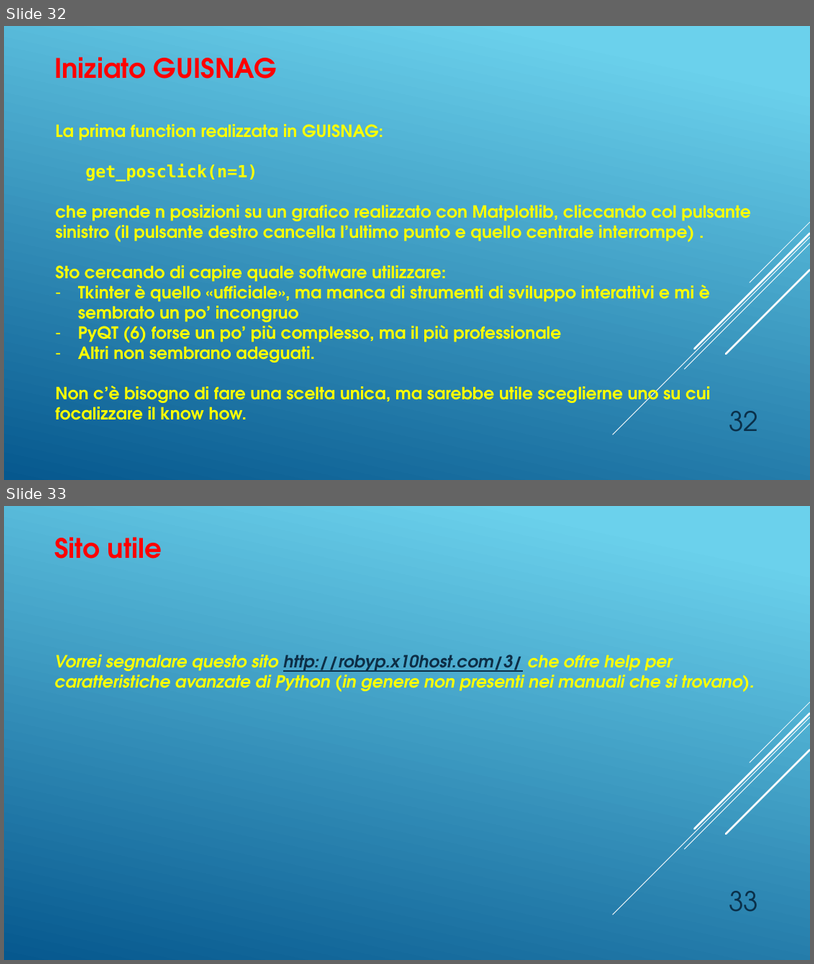
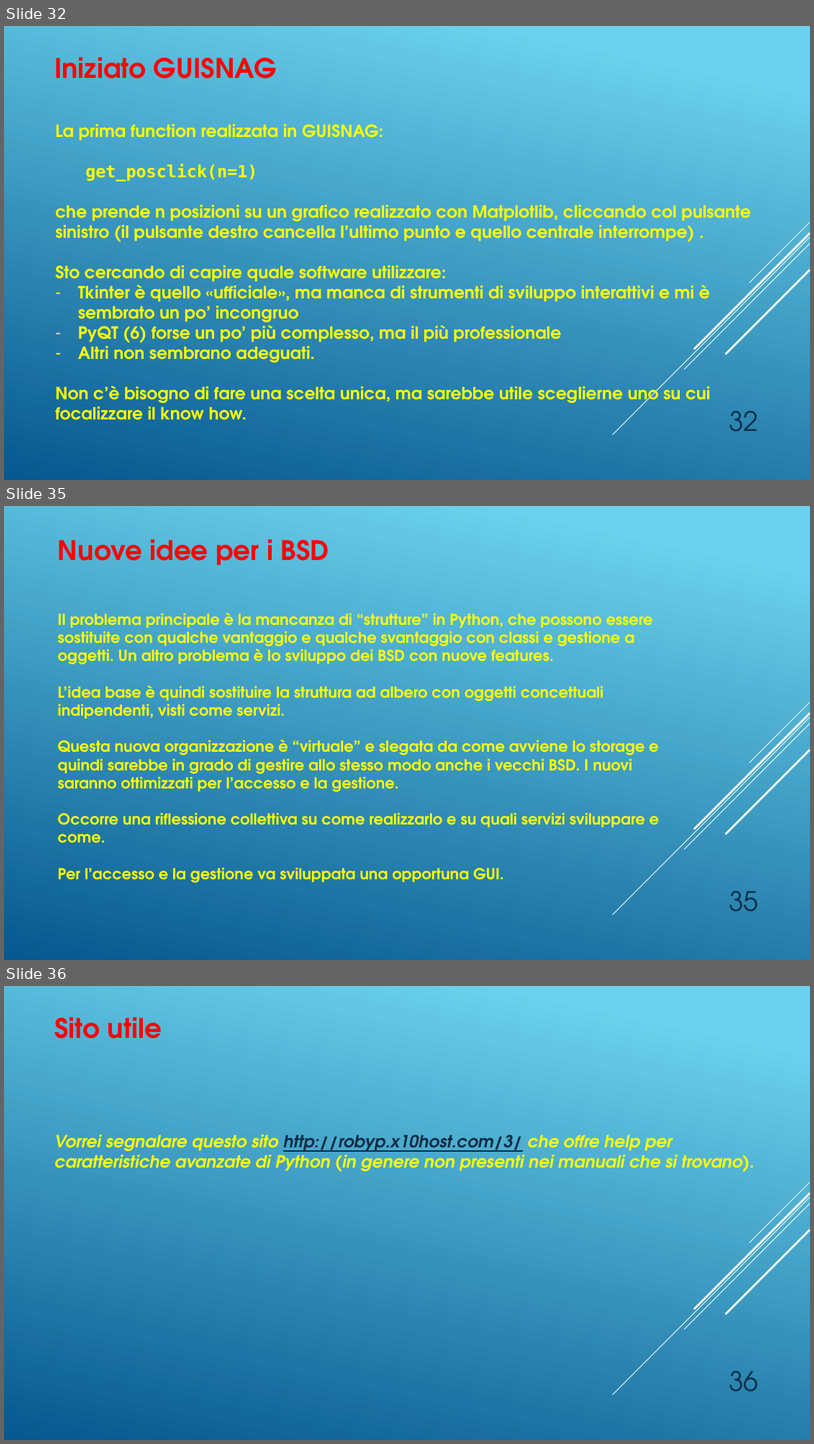
Before and after one commit to SerFrasca/SnagPy, a slide deck: doc/SnagPy04.pptx. Shown one above the other, each under a label of ours: slides 32 and 33 before the commit, slides 32, 35 and 36 after it; the slides between them are not shown. The pictures are 814x964 and 814x1444 pixels, drawn with LibreOffice and Linux fonts; fonts in the diff are those of the drawing. Boxes give left, top, right and bottom in pixels: in the first picture for what was removed or moved away, otherwise in the second. Text is boxed around its words. In the diff, an @@ line names an element or a change of style, - is before the commit and + after.

```diff
--- a/doc/SnagPy04.pptx
+++ b/doc/SnagPy04.pptx
@@ slide 35 added at (4, 506, 810, 960), background gradient #6ED2EB to #06588E; not listed: 5 template elements that a slide beside it also shows @@
@@ text added at (58, 539, 329, 565), 32 pt, text #FF0000, bold @@
+Nuove idee per i BSD
@@ text added at (58, 613, 659, 883), 18 pt, text #FFFF00, bold @@
+Il problema principale è la mancanza di “strutture” in Python, che possono essere sostituite con qualche vantaggio e qualche svantaggio con classi e gestione a oggetti. Un altro problema è lo sviluppo dei BSD con nuove features.
+L’idea base è quindi sostituire la struttura ad albero con oggetti concettuali indipendenti, visti come servizi.
+Questa nuova organizzazione è “virtuale” e slegata da come avviene lo storage e quindi sarebbe in grado di gestire allo stesso modo anche i vecchi BSD. I nuovi saranno ottimizzati per l’accesso e la gestione.
+Occorre una riflessione collettiva su come realizzarlo e su quali servizi sviluppare e come.
+Per l’accesso e la gestione va sviluppata una opportuna GUI.
@@ page number added at (729, 890, 759, 911), 32 pt, text #0A304A @@
+35
@@ what was slide 33 is now slide 36 @@
@@ page number at (729, 1370, 759, 1391): text changed @@
-33
+36
```
Also in this commit, not shown: 2 other slides added, 1 other file.
